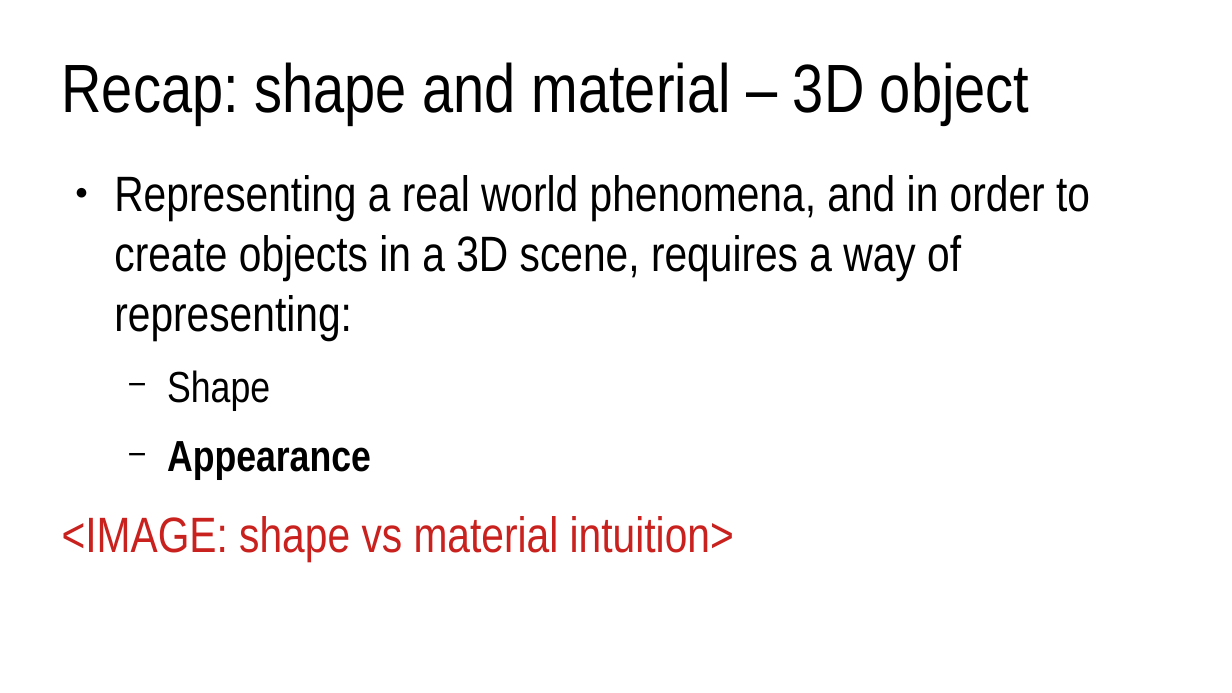
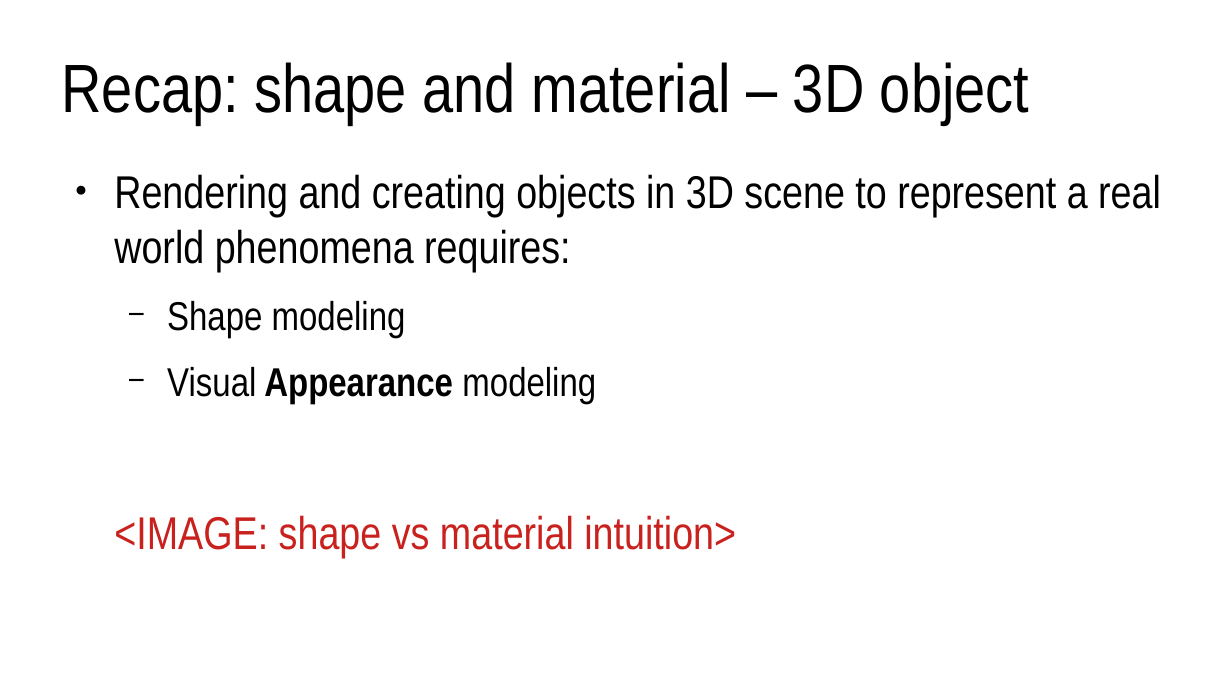
Before and after one commit to lorentzo/IntroductionToComputerGraphics, a slide deck: slide 2 of lectures/3_foundations_3d_scene/3_2_2_3D_models_material.odp. Drawn at 1232x693 pixels with LibreOffice and Linux fonts; fonts in the diff are those of the drawing. Boxes give left, top, right and bottom in pixels: in the first picture for what was removed or moved away, otherwise in the second. Text is boxed around its words. In the diff, an @@ line names an element or a change of style, - is before the commit and + after.

```diff
--- a/lectures/3_foundations_3d_scene/3_2_2_3D_models_material.odp
+++ b/lectures/3_foundations_3d_scene/3_2_2_3D_models_material.odp
@@ text at <box>114,174,1161,403</box>: text changed; size 32 to 29.6 pt @@
-● Representing a real world phenomena, and in order to create objects in a 3D scene, requires a way of representing:
-  − Shape
-  − Appearance
+● Rendering and creating objects in 3D scene to represent a real world phenomena requires:
+  − Shape modeling
+  − Visual Appearance modeling
@@ text at <box>114,515,736,558</box>: size 32 to 29.6 pt in "<IMAGE: shape vs material intuition>" @@
```
Also in this commit, not shown: 3 slides added, 2 slides removed, 11 other files.
